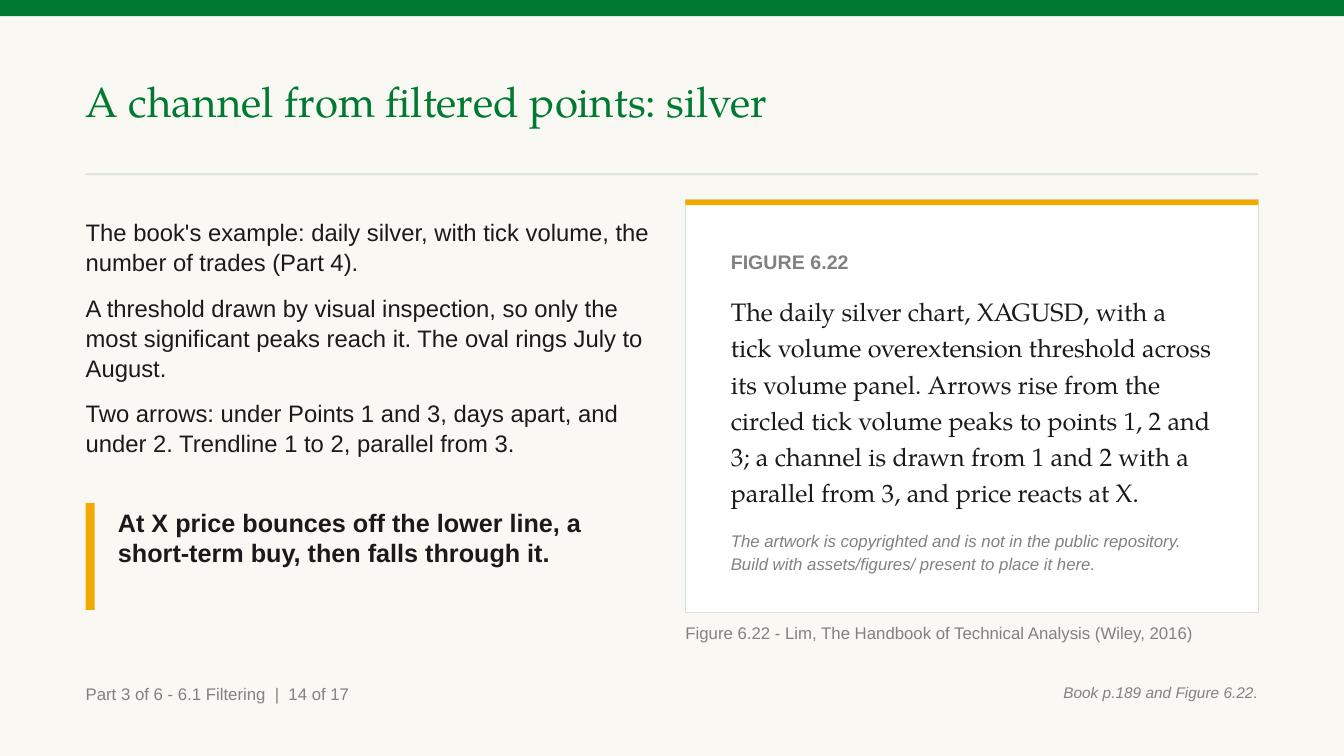
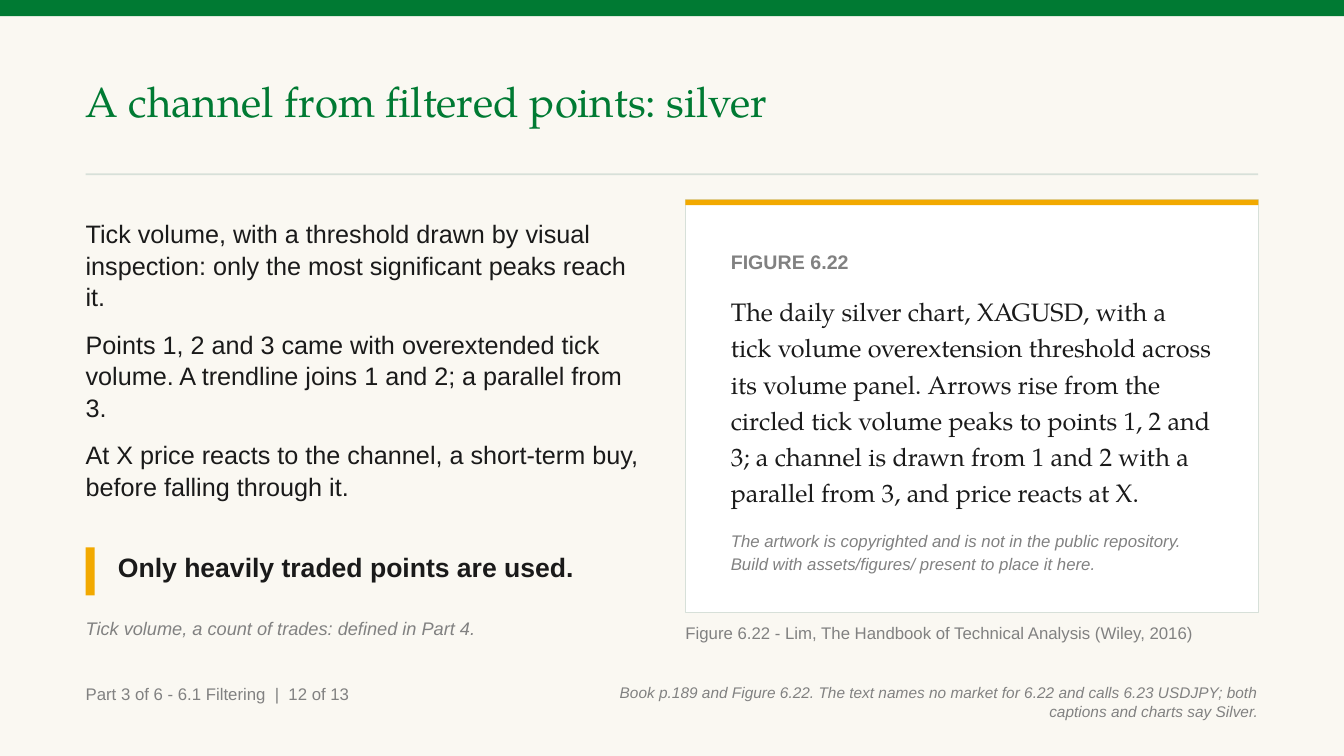
Before and after one commit to benjiesotelo-sudo/Telos_FIN1209, a slide deck: slide 50 of chapter-06/FIN1209-Chapter-06-Student-Edition.pptx (slide 52 before the commit). Drawn at 1344x756 pixels with LibreOffice and Linux fonts; fonts in the diff are those of the drawing. Boxes give left, top, right and bottom in pixels: in the first picture for what was removed or moved away, otherwise in the second. Text is boxed around its words. In the diff, an @@ line names an element or a change of style, - is before the commit and + after.

```diff
--- a/chapter-06/FIN1209-Chapter-06-Student-Edition.pptx
+++ b/chapter-06/FIN1209-Chapter-06-Student-Edition.pptx
@@ text at (86,224,638,502): text changed; size 17 to 18 pt @@
-The book's example: daily silver, with tick volume, the number of trades (Part 4).
-A threshold drawn by visual inspection, so only the most significant peaks reach it. The oval rings July to August.
-Two arrows: under Points 1 and 3, days apart, and under 2. Trendline 1 to 2, parallel from 3.
+Tick volume, with a threshold drawn by visual inspection: only the most significant peaks reach it.
+Points 1, 2 and 3 came with overextended tick volume. A trendline joins 1 and 2; a parallel from 3.
+At X price reacts to the channel, a short-term buy, before falling through it.
@@ text removed at (118,513,581,568) @@
-At X price bounces off the lower line, a short-term buy, then falls through it.
@@ rectangle: place and size @@
-rectangle at (86,503,95,610)
+rectangle at (86,547,95,596)
@@ text added at (118,557,573,583), 19 pt, text #1A1A1A, bold @@
+Only heavily traded points are used.
@@ text added at (86,622,475,637), 13 pt, text #818181, italic @@
+Tick volume, a count of trades: defined in Part 4.
@@ text at (86,688,349,704): text changed @@
-Part 3 of 6 - 6.1 Filtering | 14 of 17
+Part 3 of 6 - 6.1 Filtering | 12 of 13
@@ text at (620,687,1258,720): text changed @@
-Book p.189 and Figure 6.22.
+Book p.189 and Figure 6.22. The text names no market for 6.22 and calls 6.23 USDJPY; both captions and charts say Silver.
```
Also in this commit, not shown: 31 other slides changed, 6 slides added, 3 slides removed, 3 other files.
